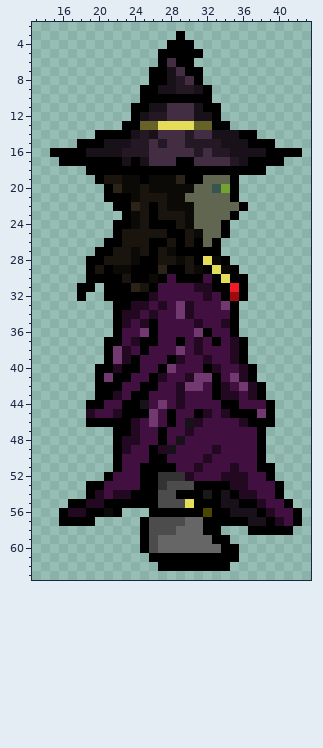
Two states of a pixel-art sprite, sprites/spr_witch_right/layers/3da54371-095b-4e17-95e7-b041b45445eb/fc09b141-a3ba-44ba-ae6b-a99ec9f723eb.png. Above: the version before the commit.
The file is 64x64 pixels. Colours within 5 levels of each other are drawn and written as one. Shown: x 13..43, y 2..63.
New version:
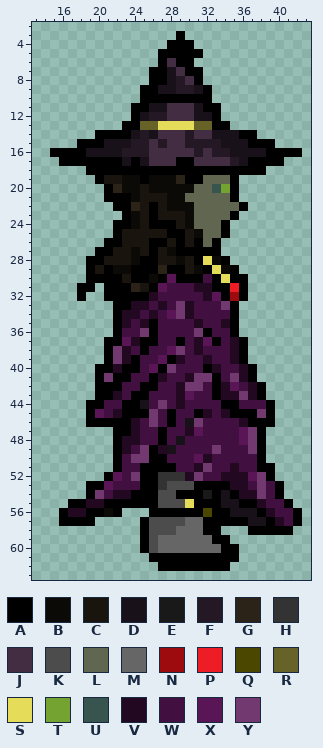
Palette (. is transparent): A #000000  B #0c0a07  C #19150e  D #191119  E #191919  F #231823  G #2b2317  H #333333  J #422d42  K #4c4c4c  L #606650  M #666666  N #9e0b0f  P #ee1c24  Q #4c4700  R #666228  S #e5dc5a  T #74a332  U #37554e  V #230822  W #421040  X #591556  Y #723970
The exact change:
y 30: x 28 W -> X
y 31: x 27 W -> X
y 32: x 33 W -> X
y 34: x 28 W -> X
y 37: x 23 W -> X; x 32 W -> X
y 38: x 28 W -> X
y 39: x 27 W -> X
y 40: x 26 W -> X
y 42: x 35..36 WY -> XW
y 43: x 30 W -> X; x 36 W -> Y
y 45: x 19..20 VW -> AX
y 46: x 31 V -> Y
y 47: x 31 W -> X; x 36..37 WW -> XY
y 48: x 36..37 WW -> XY
y 49: x 25 W -> Y; x 33 V -> Y; x 37 W -> Y
y 50: x 24..25 WW -> YY; x 31 W -> X
y 51: x 32 W -> Y
y 52: x 22 W -> X; x 24 W -> Y; x 31 W -> Y; x 37..38 WW -> XY
y 53: x 21 W -> X; x 38 W -> Y
y 54: x 20 V -> Y; x 38 W -> Y
Boxes around the changes in both pictures, in picture pixels (x1, y1, x2, y2):
changed: (86, 274, 266, 499)
